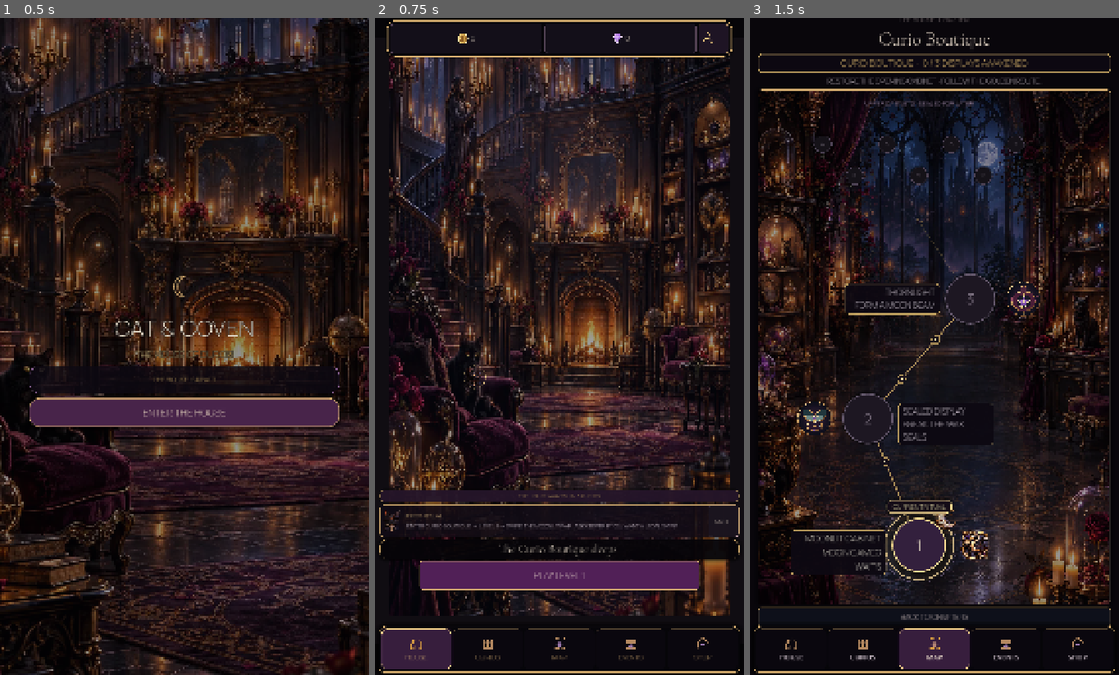
Above: before the commit, frames 1-3 (left to right).
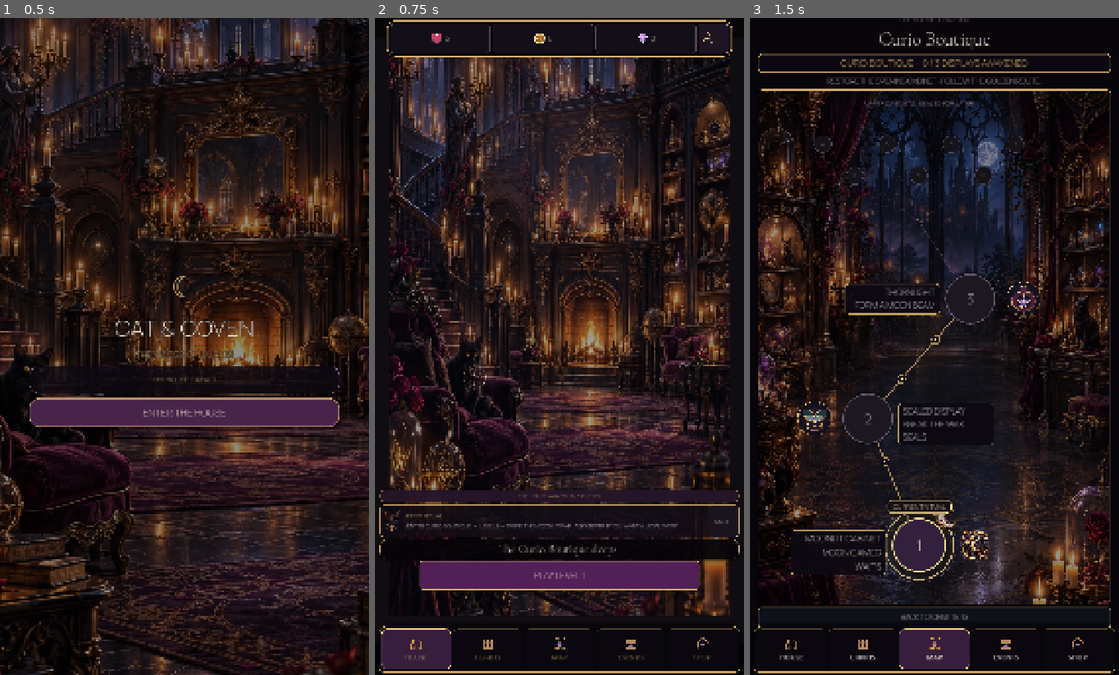
Above: after the commit, the same moments.

Repository: Jay-prodesign/akilta-match3
Game: Godot game, scene res://src/app/app_bootstrap.tscn
The game is run twice, just before and just after one commit, with the same random seed, the same clock (stepped at 60 frames per second) and the same inputs.
Inputs:
- Up to frame 1 (0.5 s): no input
- Up to frame 2 (0.75 s): click "ENTER THE HOUSE" at 0.5 s
- Up to frame 3 (1.5 s): click "PLAY LEVEL 1" at 1.25 s

Frame 1 is identical in both runs. In frame 2, 0.2% of the frame differs, in the area x 15-76%, y 0-6%; in frame 3, nothing differs.

Commit message:
Restore complete meta resource header slots

Diff:
--- a/src/ui/shared/top_resource_bar.gd
+++ b/src/ui/shared/top_resource_bar.gd
@@ -25,8 +25,11 @@
 	panel.offset_bottom = 112.0 + safe_insets.y
 	screen.add_child(panel)
 
+	var life_icon := panel.get_node_or_null("Resources/LifeResourceChip/Content/Icon") as TextureRect
 	var coin_icon := panel.get_node_or_null("Resources/CoinResourceChip/Content/Icon") as TextureRect
 	var gem_icon := panel.get_node_or_null("Resources/GemResourceChip/Content/Icon") as TextureRect
+	if life_icon != null:
+		life_icon.texture = PieceAssetLoader.ornament("res://assets/ui/ui_heart.svg")
 	if coin_icon != null:
 		coin_icon.texture = PieceAssetLoader.ornament("res://assets/ui/ui_coin.svg")
 	if gem_icon != null:
@@ -47,13 +50,18 @@
 static func refresh(panel: PanelContainer, progress) -> void:
 	if panel == null:
 		return
+	var lives := 0
 	var coins := 0
 	var gems := 0
 	if progress != null:
+		lives = maxi(0, int(progress.lives))
 		coins = maxi(0, int(progress.coins))
 		gems = maxi(0, int(progress.gems))
+	var life := panel.find_child("LifeResource", true, false) as Label
 	var coin := panel.find_child("CoinResource", true, false) as Label
 	var gem := panel.find_child("GemResource", true, false) as Label
+	if life != null:
+		life.text = _format_number(lives)
 	if coin != null:
 		coin.text = _format_number(coins)
 	if gem != null:
@@ -68,17 +76,19 @@
 			"profile_touch_target_ok": false,
 			"runtime_ui_factory": false,
 		}
+	var life := panel.find_child("LifeResource", true, false) as Label
 	var coin := panel.find_child("CoinResource", true, false) as Label
 	var gem := panel.find_child("GemResource", true, false) as Label
+	var life_icon := panel.get_node_or_null("Resources/LifeResourceChip/Content/Icon") as TextureRect
 	var coin_icon := panel.get_node_or_null("Resources/CoinResourceChip/Content/Icon") as TextureRect
 	var gem_icon := panel.get_node_or_null("Resources/GemResourceChip/Content/Icon") as TextureRect
 	var profile := panel.get_node_or_null("Resources/KeeperProfile") as Button
 	return {
 		"authored_scene": true,
-		"resource_slots_present": coin != null and gem != null,
-		"icons_loaded": coin_icon != null and coin_icon.texture != null and gem_icon != null and gem_icon.texture != null and profile != null and profile.icon != null,
+		"resource_slots_present": life != null and coin != null and gem != null,
+		"icons_loaded": life_icon != null and life_icon.texture != null and coin_icon != null and coin_icon.texture != null and gem_icon != null and gem_icon.texture != null and profile != null and profile.icon != null,
 		"profile_touch_target_ok": profile != null and profile.custom_minimum_size.x >= 88.0 and profile.custom_minimum_size.y >= 88.0,
-		"north_star_resource_zone": (panel.offset_bottom - panel.offset_top) >= 96.0 and (panel.offset_bottom - panel.offset_top) <= 112.0 and coin_icon != null and coin_icon.custom_m …(86 unchanged characters)…
+		"north_star_resource_zone": (panel.offset_bottom - panel.offset_top) >= 96.0 and (panel.offset_bottom - panel.offset_top) <= 112.0 and life_icon != null and life_icon.custom_minimum_size.x >= 40.0 and coin_icon != null and coin_icon.custom_m …(86 unchanged characters)…
 		"resource_zone_height": panel.offset_bottom - panel.offset_top,
 		"runtime_ui_factory": false,
 	}
--- a/src/ui/shared/top_resource_bar.tscn
+++ b/src/ui/shared/top_resource_bar.tscn
@@ -77,6 +77,30 @@
 alignment = 1
 
 
+[node name="LifeResourceChip" type="PanelContainer" parent="Resources"]
+custom_minimum_size = Vector2(0, 88)
+layout_mode = 2
+size_flags_horizontal = 3
+theme_override_styles/panel = SubResource("Chip")
+
+[node name="Content" type="HBoxContainer" parent="Resources/LifeResourceChip"]
+layout_mode = 2
+theme_override_constants/separation = 3
+alignment = 1
+
+[node name="Icon" type="TextureRect" parent="Resources/LifeResourceChip/Content"]
+custom_minimum_size = Vector2(42, 42)
+layout_mode = 2
+mouse_filter = 2
+expand_mode = 1
+stretch_mode = 5
+
+[node name="LifeResource" type="Label" parent="Resources/LifeResourceChip/Content"]
+layout_mode = 2
+theme_override_colors/font_color = Color(0.969, 0.914, 0.839, 1)
+theme_override_font_sizes/font_size = 22
+text = "5"
+
 [node name="CoinResourceChip" type="PanelContainer" parent="Resources"]
 custom_minimum_size = Vector2(0, 88)
 layout_mode = 2
--- a/tests/unit/test_authored_global_product_shell.gd
+++ b/tests/unit/test_authored_global_product_shell.gd
@@ -25,6 +25,7 @@
 	await process_frame
 
 	var progress = ProgressScript.new()
+	progress.lives = 4
 	progress.coins = 12345
 	progress.gems = 67
 
@@ -52,15 +53,17 @@
 
 	var bar_contract: Dictionary = TopResourceBar.authored_contract(bar)
 	_expect(bool(bar_contract.get("authored_scene", false)), "TopResourceBar must instantiate an authored scene")
-	_expect(bool(bar_contract.get("resource_slots_present", false)), "TopResourceBar coin/gem slots missing")
+	_expect(bool(bar_contract.get("resource_slots_present", false)), "TopResourceBar life/coin/gem slots missing")
 	_expect(bool(bar_contract.get("icons_loaded", false)), "TopResourceBar authored icons must load")
 	_expect(bool(bar_contract.get("profile_touch_target_ok", false)), "Keeper profile control must retain the 88 logical px mobile touch target")
 	_expect(bool(bar_contract.get("north_star_resource_zone", false)), "TopResourceBar must occupy the canonical 96–112 logical px resource zone")
 	_expect(float(bar_contract.get("resource_zone_height", 0.0)) == 104.0, "TopResourceBar authored baseline height must be 104 logical px")
 	_expect(not bool(bar_contract.get("runtime_ui_factory", true)), "TopResourceBar must not create persistent shell nodes at runtime")
 
+	var life := bar.find_child("LifeResource", true, false) as Label
 	var coin := bar.find_child("CoinResource", true, false) as Label
 	var gem := bar.find_child("GemResource", true, false) as Label
+	_expect(life != null and life.text == "4", "TopResourceBar must bind durable lives truth")
 	_expect(coin != null and coin.text == "12,345", "TopResourceBar must bind durable coin truth")
 	_expect(gem != null and gem.text == "67", "TopResourceBar must bind durable gem truth")
 	var profile := bar.get_node_or_null("Resources/KeeperProfile") as Button
@@ -70,10 +73,11 @@
 		await process_frame
 	_expect(profile_pressed, "Keeper profile authored shell must preserve handler semantics")
 
+	progress.lives = 3
 	progress.coins = 222
 	progress.gems = 9
 	TopResourceBar.refresh(bar, progress)
-	_expect(coin.text == "222" and gem.text == "9", "TopResourceBar refresh must update existing authored slots")
+	_expect(life.text == "3" and coin.text == "222" and gem.text == "9", "TopResourceBar refresh must update all authored resource slots")
 
 	screen.queue_free()
 	await process_frame
